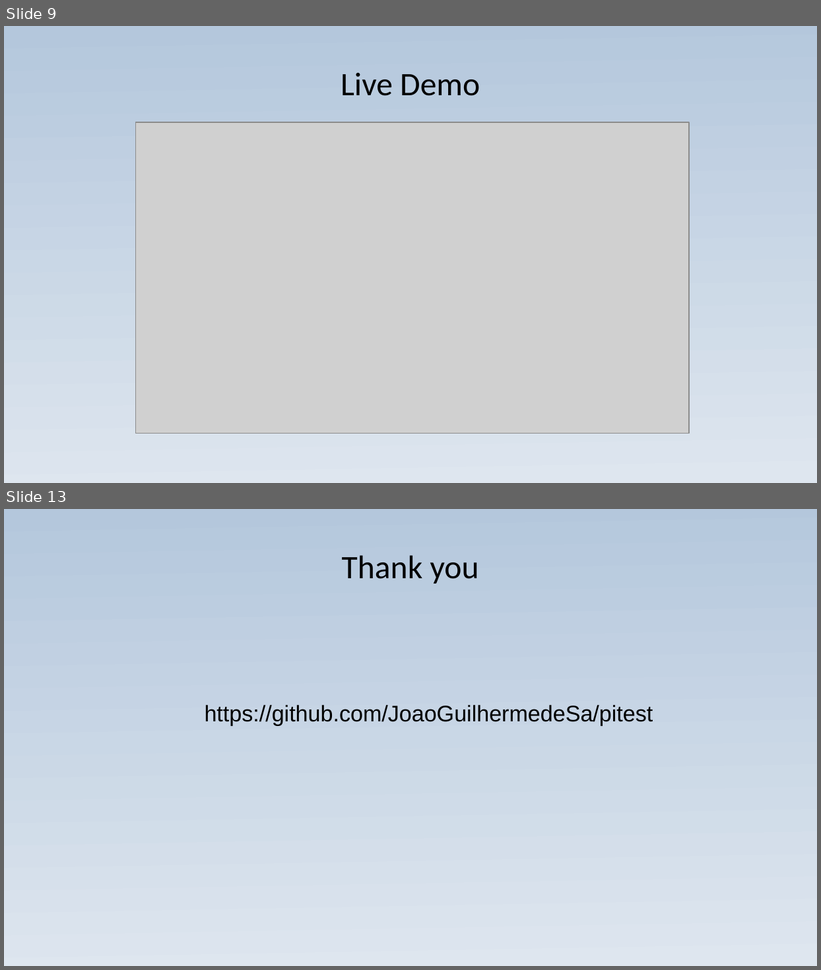
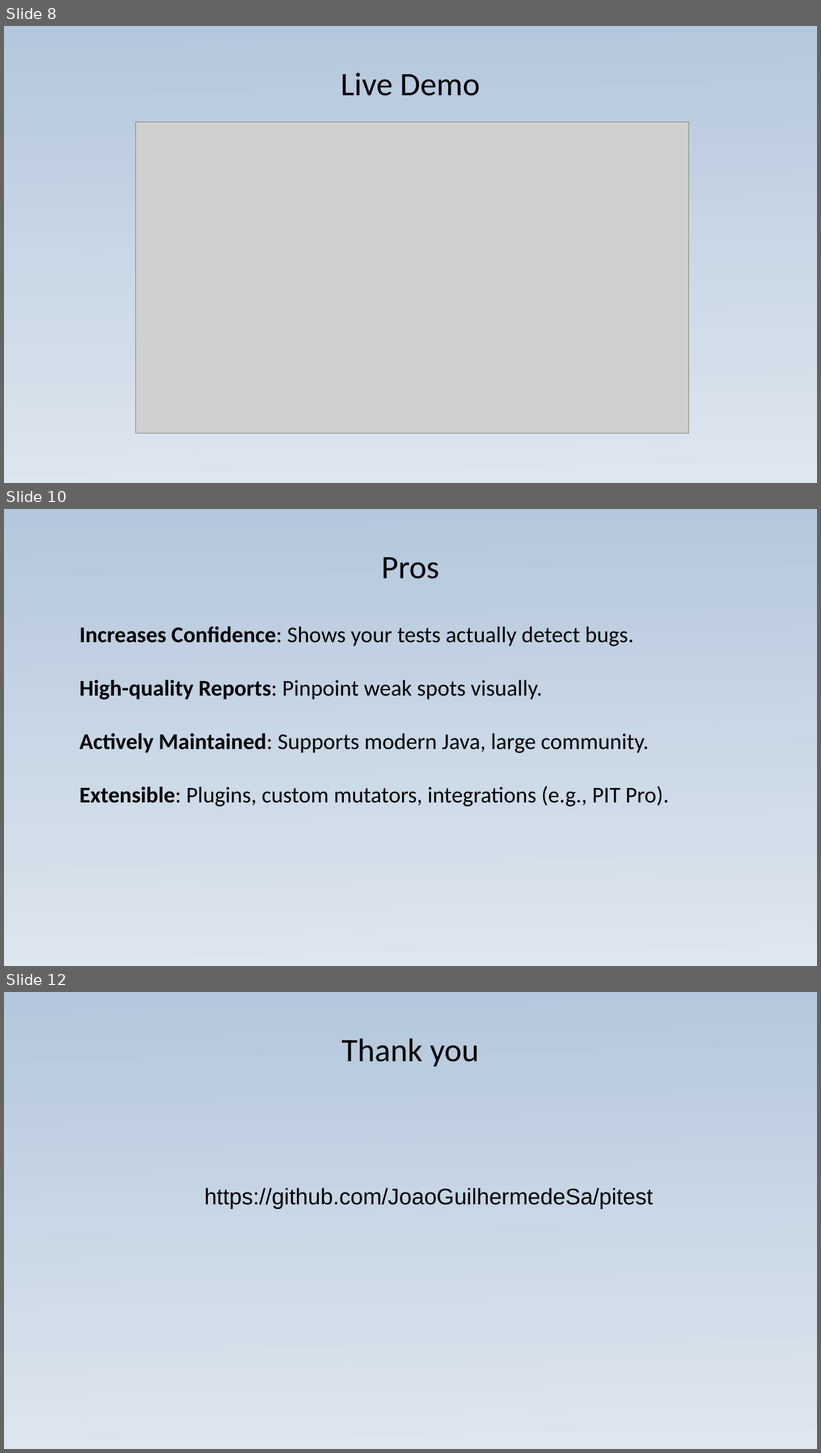
Before and after one commit to JoaoGuilhermedeSa/pitest, a slide deck: Presentation_exibition.ppsx. Shown one above the other, each under a label of ours: slides 9 and 13 before the commit, slides 8, 10 and 12 after it; the slides between them are not shown. The pictures are 821x970 and 821x1453 pixels, drawn with LibreOffice and Linux fonts; fonts in the diff are those of the drawing; grey boxes stand for pictures. Boxes give left, top, right and bottom in pixels: in the first picture for what was removed or moved away, otherwise in the second. Text is boxed around its words. In the diff, an @@ line names an element or a change of style, - is before the commit and + after.

```diff
--- a/Presentation_exibition.ppsx
+++ b/Presentation_exibition.ppsx
@@ slide 10 added at (x1=4, y1=509, x2=817, y2=966), background gradient #B4C7DC to #DEE6EF @@
@@ title added at (x1=382, y1=557, x2=440, y2=579), 32 pt, text #000000 @@
+Pros
@@ text added at (x1=79, y1=626, x2=669, y2=807), 22 pt, text #000000 @@
+Increases Confidence: Shows your tests actually detect bugs.
+High-quality Reports: Pinpoint weak spots visually.
+Actively Maintained: Supports modern Java, large community.
+Extensible: Plugins, custom mutators, integrations (e.g., PIT Pro).
@@ what was slide 9 is now slide 8 @@
@@ what was slide 13 is now slide 12 @@
```
Also in this commit, not shown: 6 slides changed, 2 slides removed, 8 other files.
